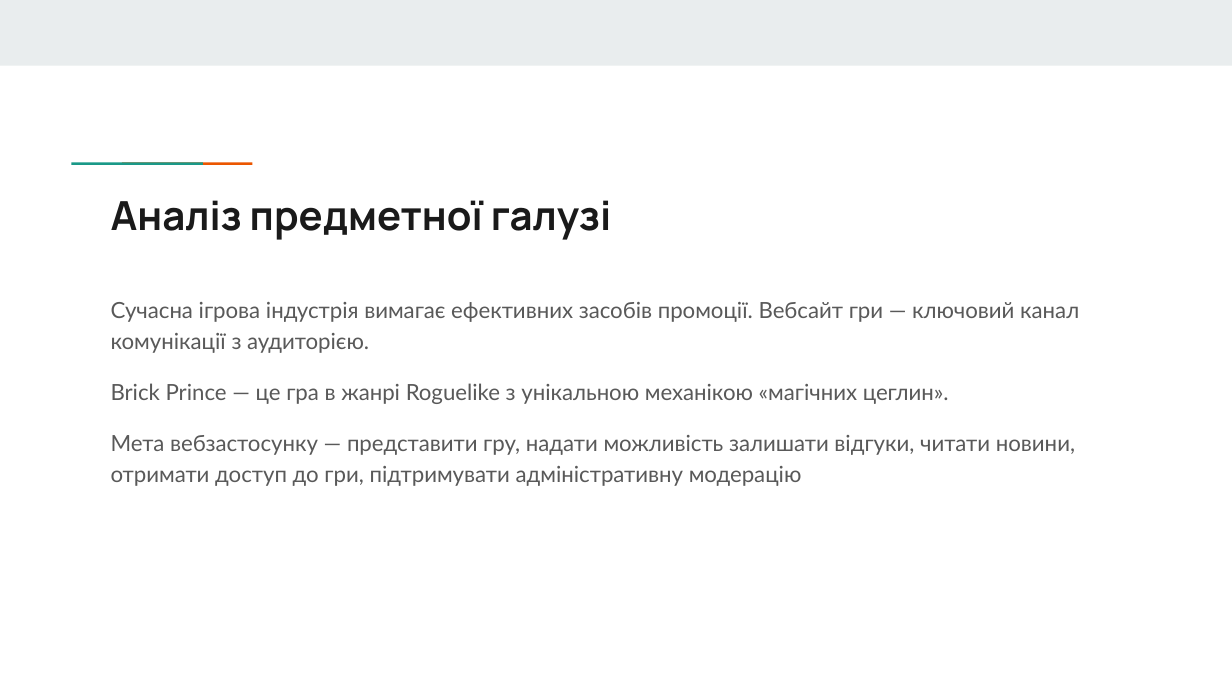
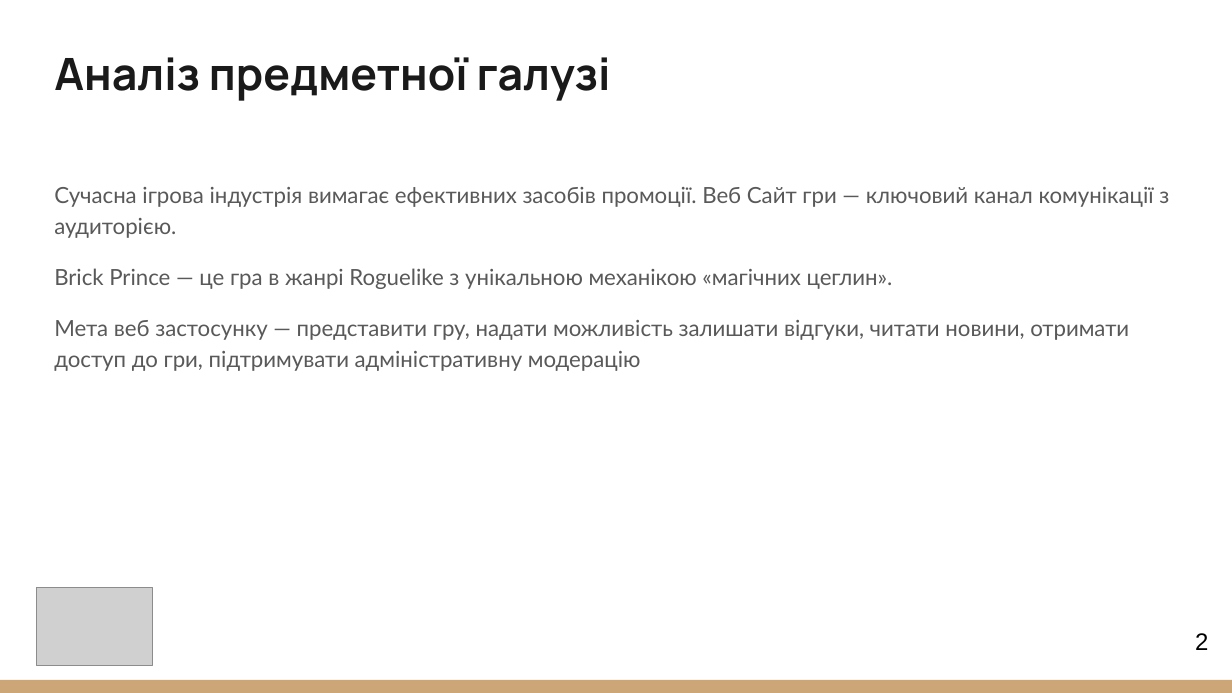
Before and after one commit to NureBalytskyiIhor/CPP, a slide deck: slide 2 of 2025_Б_ККП_ПЗПІ-22-4_Балицький_І_О/2025_Б_ККП_ПЗПІ-22-4_Балицький_І_О.pptx. Drawn at 1232x693 pixels with LibreOffice and Linux fonts; fonts in the diff are those of the drawing; grey boxes stand for pictures. Boxes give left, top, right and bottom in pixels: in the first picture for what was removed or moved away, otherwise in the second. Text is boxed around its words. In the diff, an @@ line names an element or a change of style, - is before the commit and + after.

Commit message:
Added srs, pptx

```diff
--- a/2025_Б_ККП_ПЗПІ-22-4_Балицький_І_О/2025_Б_ККП_ПЗПІ-22-4_Балицький_І_О.pptx
+++ b/2025_Б_ККП_ПЗПІ-22-4_Балицький_І_О/2025_Б_ККП_ПЗПІ-22-4_Балицький_І_О.pptx
@@ rectangle removed at <box>0,0,1232,65</box> @@
@@ title "Аналіз предметної галузі": place and size @@
-title "Аналіз предметної галузі" at <box>111,200,611,240</box>
+title "Аналіз предметної галузі" at <box>54,57,611,101</box>
@@ title "Аналіз предметної галузі" at <box>54,57,611,101</box>: size 23.4 to 26 pt; vertical alignment top to bottom @@
@@ text "Сучасна ігрова індустрія вимагає ефективних ...": place and size @@
-text "Сучасна ігрова індустрія вимагає ефективних ..." at <box>111,302,1079,486</box>
+text "Сучасна ігрова індустрія вимагає ефективних ..." at <box>54,187,1169,371</box>
@@ rectangle removed at <box>112,160,163,166</box> @@
@@ rectangle removed at <box>161,160,212,166</box> @@
@@ text at <box>54,187,1169,238</box>: text changed @@
-Сучасна ігрова індустрія вимагає ефективних засобів промоції. Вебсайт гри — ключовий канал комунікації з аудиторією.
+Сучасна ігрова індустрія вимагає ефективних засобів промоції. Веб Сайт гри — ключовий канал комунікації з аудиторією.
@@ text at <box>54,320,1129,371</box>: text changed @@
-Мета вебзастосунку — представити гру, надати можливість залишати відгуки, читати новини, отримати доступ до гри, підтримувати адміністративну модерацію
+Мета веб застосунку — представити гру, надати можливість залишати відгуки, читати новини, отримати доступ до гри, підтримувати адміністративну модерацію
@@ picture added at <box>36,588,152,667</box> @@
@@ page number added at <box>1195,633,1208,650</box>, 14 pt, text #000000 @@
+2
@@ rectangle added at <box>0,680,1232,693</box>, fill #CCA677 @@
```
Also in this commit, not shown: 21 other slides changed, 2 other files.
